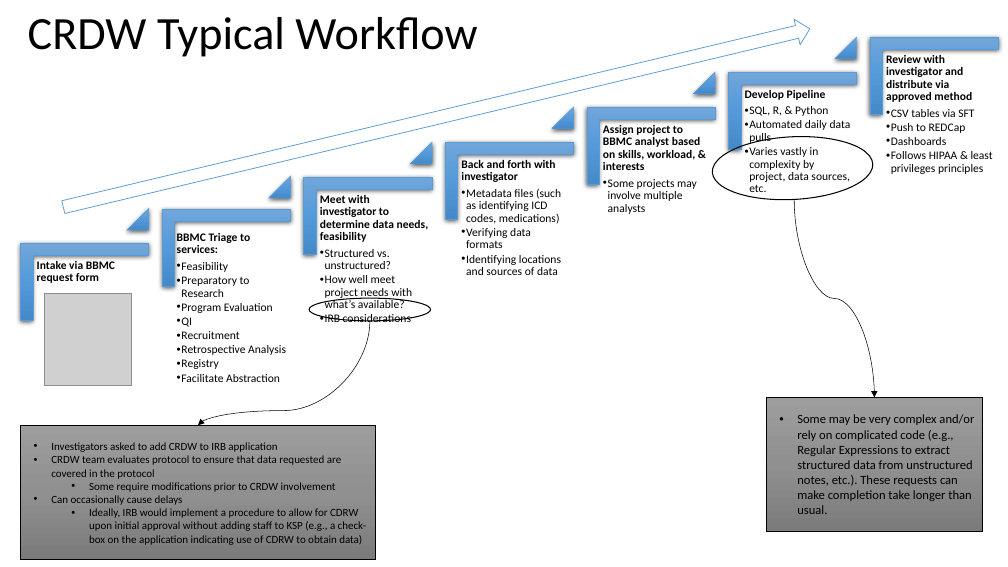
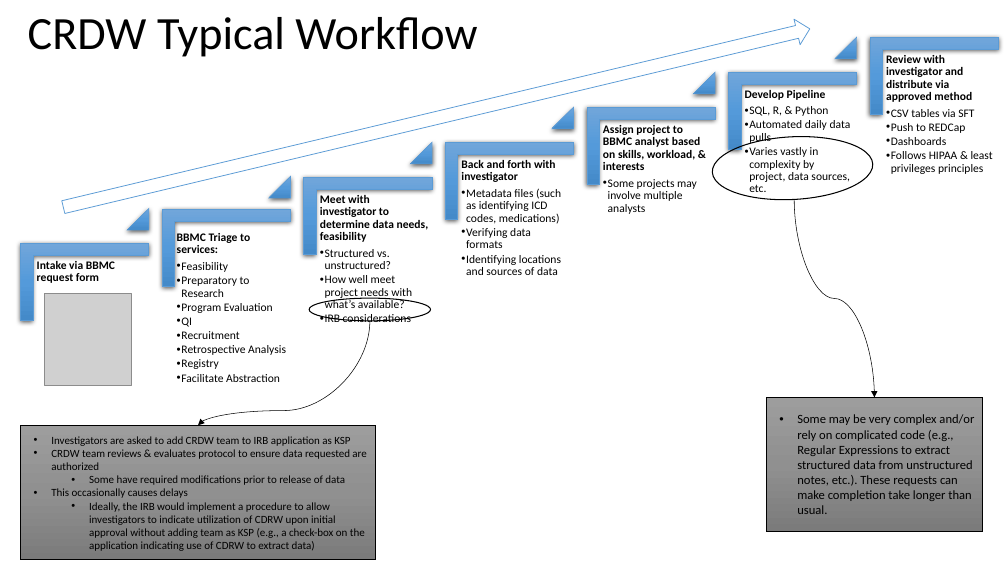
Before and after one commit to OuhscBbmc/prairie-outpost-public, a slide deck: slide 31 of publications/presentation-2021-02-aac/crdw-2021-02.pptx (slide 32 before the commit). Drawn at 1008x567 pixels with LibreOffice and Linux fonts; fonts in the diff are those of the drawing; grey boxes stand for pictures; background and template pictures are left out. Boxes give left, top, right and bottom in pixels: in the first picture for what was removed or moved away, otherwise in the second. Text is boxed around its words. In the diff, an @@ line names an element or a change of style, - is before the commit and + after.

```diff
--- a/publications/presentation-2021-02-aac/crdw-2021-02.pptx
+++ b/publications/presentation-2021-02-aac/crdw-2021-02.pptx
@@ text in rectangle at [51,436,366,551]: text changed @@
-• Investigators asked to add CRDW to IRB application
-• CRDW team evaluates protocol to ensure that data requested are covered in the protocol
-  • Some require modifications prior to CRDW involvement
-• Can occasionally cause delays
-  • Ideally, IRB would implement a procedure to allow for CDRW upon initial approval without adding staff to KSP (e.g., a check-box on the application indicating use of CDRW to obtain data)
+• Investigators are asked to add CRDW team to IRB application as KSP
+• CRDW team reviews & evaluates protocol to ensure data requested are authorized
+  • Some have required modifications prior to release of data
+• This occasionally causes delays
+  • Ideally, the IRB would implement a procedure to allow investigators to indicate utilization of CDRW upon initial approval without adding team as KSP (e.g., a check-box on the application indicating use of CDRW to extract data)
```
Also in this commit, not shown: 25 other slides changed, 1 slide removed.
